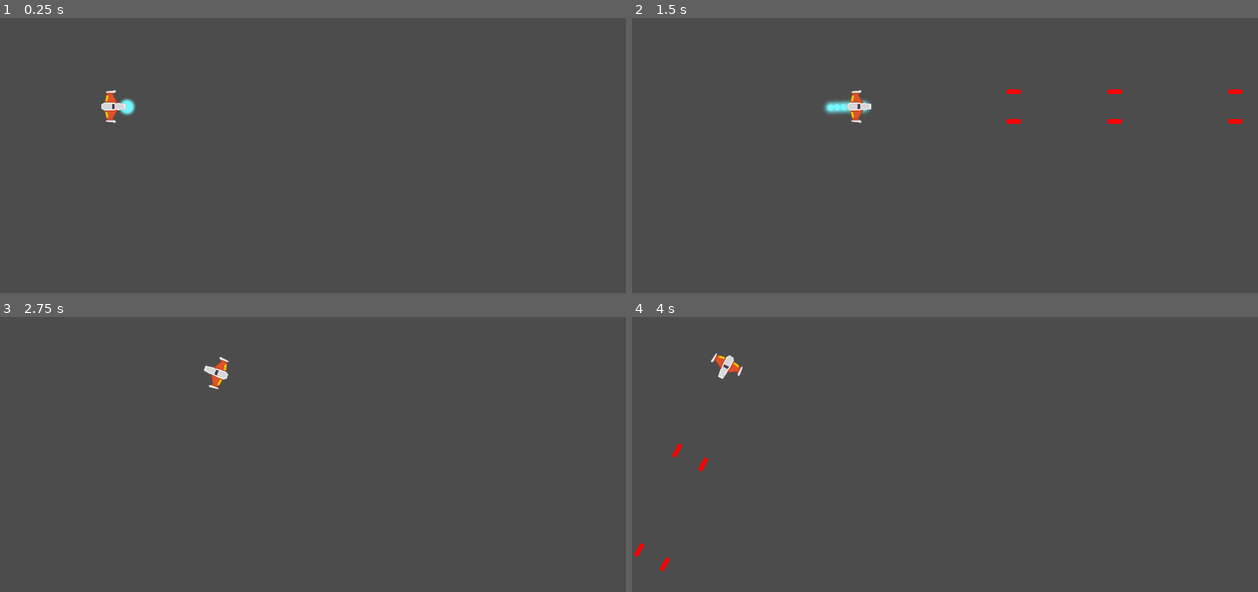
Above: before the commit, frames 1-4 (two rows, left to right).
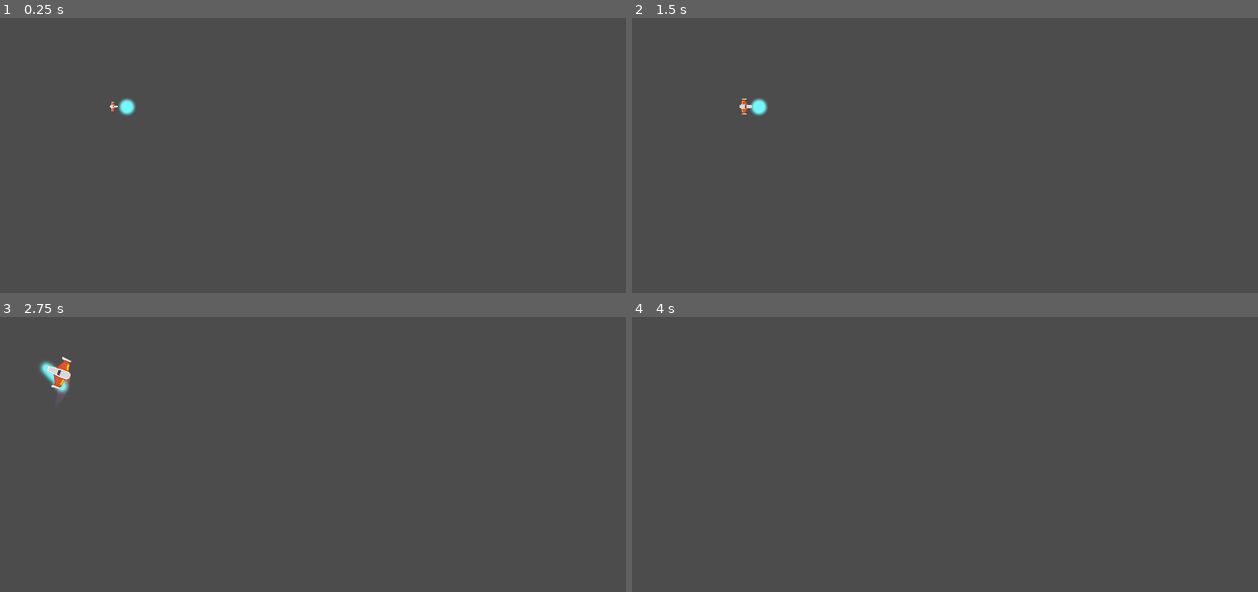
Above: after the commit, the same moments.

Repository: morfeo777/Meteoritos
Game: Godot game, scene res://Juego/Proyectiles/NivelTest.tscn
Same seed, same stepped clock (60 frames per second), same inputs: the game is played once before the commit and once after it.
Inputs:
- Up to frame 1 (0.25 s): no input
- Up to frame 2 (1.5 s): hold W (mover_adelante) 0.53-1.28 s; hold F (disparo_principal) 0.53-1.28 s; hold S (mover_atras) from 1.28 s (still down); tap Q (disparo_secundario) at 1.35 s
- Up to frame 3 (2.75 s): release S (mover_atras) at 2.03 s; hold W (mover_adelante) from 2.03 s (still down); hold A (rotar_antihorario) from 2.03 s (still down)
- Up to frame 4 (4 s): release A (rotar_antihorario) at 2.78 s; tap D (rotar_horario) at 2.85 s; release W (mover_adelante) at 3.53 s; hold S (mover_atras) from 3.53 s (still down); hold F (disparo_principal) from 3.53 s (still down)

The runs differ from the first frame. In frame 1, 0.2% of the frame differs, in the area x 16-21%, y 26-39%; in frame 2, 0.9%, in the area x 17-98%, y 25-39%; in frame 3, 0.7%; in frame 4, 0.4%.

Commit message:
Spawn
-Spawn creo
-Algo Mas

Diff:
--- /dev/null
+++ b/Juego/Naves/Player/Estela/Trail2D.gd
@@ -0,0 +1,114 @@
+# Draws a 2D trail using Godot's `Line2D`.
+#
+# Instantiate `Trail2D` as a child of a moving node to use it. To control the color, width curve,
+# texture, or trail width, use parameters from the `Line2D` class.
+tool
+
+class_name Estela
+extends Line2D
+
+export var is_emitting := false setget set_emitting
+
+# Distance in pixels between vertices. A higher resolution leads to more details.
+export var resolution := 5.0
+# Life of each point in seconds before it is deleted.
+export var lifetime := 0.5
+# Maximum number of points allowed on the curve.
+export var max_points := 100 setget set_max_points
+
+# Optional path to the target node to follow. If not set, the instance follows its parent.
+export var target_path: NodePath
+
+var _points_creation_time := []
+var _last_point := Vector2.ZERO
+var _clock := 0.0
+var _offset := 0.0
+
+onready var target: Node2D = get_node_or_null(target_path)
+
+
+func _ready() -> void:
+	if not target:
+		target = get_parent() as Node2D
+
+	if Engine.editor_hint:
+		set_process(false)
+		return
+
+	_offset = position.length()
+	set_as_toplevel(true)
+	clear_points()
+	position = Vector2.ZERO
+	_last_point = to_local(target.global_position) + calculate_offset()
+
+
+func _get_configuration_warning() -> String:
+	var warning := "Missing Target node: assign a Node that extends Node2D in the Target Path or make the Trail a child of a parent that extends Node2D"
+	if target:
+		warning = ""
+	return warning
+
+
+func _process(delta: float) -> void:
+	_clock += delta
+	remove_older()
+
+	if not is_emitting:
+		return
+
+	# Adding new points if necessary.
+	var desired_point := to_local(target.global_position)
+	var distance: float = _last_point.distance_to(desired_point)
+	if distance > resolution:
+		add_timed_point(desired_point, _clock)
+
+
+# Creates a new point and stores its creation time.
+func add_timed_point(point: Vector2, time: float) -> void:
+	add_point(point + calculate_offset())
+	_points_creation_time.append(time)
+	_last_point = point
+	if get_point_count() > max_points:
+		remove_first_point()
+
+
+# Calculates the offset of the trail from its target.
+func calculate_offset() -> Vector2:
+	return - 1.0 * polar2cartesian(1.0, target.rotation).rotated(- PI / 2) * _offset
+
+
+# Removes the first point in the line and the corresponding time.
+func remove_first_point() -> void:
+	if get_point_count() > 1:
+		remove_point(0)
+	_points_creation_time.pop_front()
+
+
+# Remove points older than `lifetime`.
+func remove_older() -> void:
+	for creation_time in _points_creation_time:
+		var delta = _clock - creation_time
+		if delta > lifetime:
+			remove_first_point()
+		# Points in `_points_creation_time` are ordered from oldest to newest so as soon as a point
+		# isn't older than `lifetime`, we know all remaining points should stay as well.
+		else:
+			break
+
+
+func set_emitting(emitting: bool) -> void:
+	is_emitting = emitting
+	if Engine.editor_hint:
+		return
+
+	if not is_inside_tree():
+		yield(self, "ready")
+
+	if is_emitting:
+		clear_points()
+		_points_creation_time.clear()
+		_last_point = to_local(target.global_position) + calculate_offset()
+
+## Setter y Getter
+func set_max_points(valor: int) -> void:
+	max_points = valor
--- /dev/null
+++ b/Juego/Naves/Player/Estela/Trail2D.tscn
@@ -0,0 +1,17 @@
+[gd_scene load_steps=4 format=2]
+
+[ext_resource path="res://Juego/Naves/Player/Estela/Trail2D.gd" type="Script" id=1]
+
+[sub_resource type="Curve" id=1]
+_data = [ Vector2( 0, 0 ), 0.0, 1.0, 0, 1, Vector2( 1, 1 ), 1.0, 0.0, 1, 0 ]
+
+[sub_resource type="Gradient" id=2]
+colors = PoolColorArray( 0.294118, 0.356863, 0.670588, 0, 0.788235, 0.301961, 0.164706, 1 )
+
+[node name="Trail2D" type="Line2D"]
+points = PoolVector2Array( 0, 0, 32, 0 )
+width_curve = SubResource( 1 )
+default_color = Color( 1, 1, 1, 1 )
+gradient = SubResource( 2 )
+joint_mode = 2
+script = ExtResource( 1 )
--- /dev/null
+++ b/Juego/Naves/Player/Motor/MotorSFX.gd
@@ -0,0 +1,33 @@
+class_name Motor
+extends AudioStreamPlayer2D
+
+export var tiempo_transicion:float = 0.6
+export var volumen_apagado:float = -30.0
+
+onready var tween_sonido:Tween = $Tween
+
+var volumen_original:float
+
+func _ready() -> void:
+	volumen_original = volume_db
+	volume_db = volumen_apagado
+
+func sonido_on() -> void:
+	if not playing:
+		play()
+	efecto_transicion(volume_db, volumen_original)
+
+func sonido_off() -> void:
+	efecto_transicion(volume_db, volumen_apagado)
+
+func efecto_transicion(desde_vol: float, hasta_vol: float) -> void:
+	tween_sonido.interpolate_property(
+		self,
+		"volume_db",
+		desde_vol,
+		hasta_vol,
+		tiempo_transicion,
+		Tween.TRANS_LINEAR,
+		Tween.EASE_OUT_IN
+	)
+	tween_sonido.start()
--- /dev/null
+++ b/Juego/Naves/Player/Motor/MotorSFX.tscn
@@ -0,0 +1,11 @@
+[gd_scene load_steps=3 format=2]
+
+[ext_resource path="res://Juego/Naves/Player/motor.ogg" type="AudioStream" id=1]
+[ext_resource path="res://Juego/Naves/Player/Motor/MotorSFX.gd" type="Script" id=2]
+
+[node name="MotorSFX" type="AudioStreamPlayer2D"]
+stream = ExtResource( 1 )
+bus = "SFX"
+script = ExtResource( 2 )
+
+[node name="Tween" type="Tween" parent="."]
--- a/Juego/Naves/Player/Player.gd
+++ b/Juego/Naves/Player/Player.gd
@@ -1,26 +1,48 @@
 class_name Player
 extends RigidBody2D
 
+##Enums
+enum ESTADO {SPAWN, VIVO, INVENCIBLE, MUERTO}
 
 ## Atributos Export
 export var potencia_motor:int = 20
 export var potencia_rotacion:int = 280
+export var estela_maxima:int = 150
 
 ## Atributos
 var empuje:Vector2 = Vector2.ZERO
 var dir_rotacion:int = 0
+var estado_actual:int = ESTADO.SPAWN
 
 ## Atributos onready
 onready var canion:Canion = $Canion
 onready var laser:RayoLaser = $LaserBeam2D
+onready var estela:Estela = $EstelaPuntoInicio/Trail2D
+onready var motor_sfx:Motor = $MotorSFX
+onready var colisionador:CollisionShape2D = $CollisionShape2D
 
 # Metodos
+func _ready() -> void:
+	controlador_estados(estado_actual)
+	#controlador_estados(ESTADO.VIVO)
+
 func _unhandled_input(event: InputEvent) -> void:
+	if not esta_input_activo():
+		return
 	#Disparo Rayo
 	if event.is_action_pressed("disparo_secundario"):
 		laser.set_is_casting(true)
 	if event.is_action_released("disparo_secundario"):
 		laser.set_is_casting(false)
+	# Control Estela
+	if event.is_action_pressed("mover_adelante"):
+		estela.set_max_points(estela_maxima)
+		motor_sfx.sonido_on()
+	elif event.is_action_pressed("mover_atras"):
+		estela.set_max_points(0)
+		motor_sfx.sonido_on()
+	if event.is_action_released("mover_adelante") or event.is_action_released("mover_atras"):
+		motor_sfx.sonido_off()
 
 func _integrate_forces(state: Physics2DDirectBodyState) -> void:
 	apply_central_impulse(empuje.rotated(rotation))
@@ -30,7 +52,34 @@
 	player_input()
 
 ## Metodos Custom
+func controlador_estados(nuevo_estado: int) -> void:
+	match nuevo_estado:
+		ESTADO.SPAWN:
+			colisionador.set_deferred("disabled", true)
+			canion.set_puede_disparar(false)
+		ESTADO.VIVO:
+			#Completar
+			colisionador.set_deferred("disabled", false)
+			canion.set_puede_disparar(true)
+		ESTADO.INVENCIBLE:
+			colisionador.set_deferred("disabled", true)
+			#canion.set_puede_disparar(true)
+		ESTADO.MUERTO:
+			colisionador.set_deferred("disabled", true)
+			canion.set_puede_disparar(true)
+			queue_free()
+		_:
+			printerr("NO funca el estado")
+	estado_actual = nuevo_estado
+
+func esta_input_activo() -> bool:
+	if estado_actual in [ESTADO.MUERTO, ESTADO.SPAWN]:
+		return false
+	return true
+
 func player_input() -> void:
+	if not esta_input_activo():
+		return
 	# Empuje
 	empuje = Vector2.ZERO
 	if Input.is_action_pressed("mover_adelante"):
@@ -48,3 +97,12 @@
 		canion.set_esta_disparando(true)
 	if Input.is_action_just_released("disparo_principal"):
 		canion.set_esta_disparando(false)
+
+
+
+
+
+
+func _on_AnimationPlayer_animation_finished(anim_name: String) -> void:
+	if anim_name == "spawn":
+		controlador_estados(ESTADO.VIVO)
--- a/Juego/Naves/Player/Player.tscn
+++ b/Juego/Naves/Player/Player.tscn
@@ -1,13 +1,46 @@
-[gd_scene load_steps=7 format=2]
+[gd_scene load_steps=11 format=2]
 
 [ext_resource path="res://Juego/Naves/Player/player_orange.png" type="Texture" id=1]
 [ext_resource path="res://Juego/Naves/Player/MaterialFisico.tres" type="PhysicsMaterial" id=2]
 [ext_resource path="res://Juego/Naves/Player/Player.gd" type="Script" id=3]
 [ext_resource path="res://Juego/Proyectiles/Canion.tscn" type="PackedScene" id=4]
 [ext_resource path="res://Juego/Proyectiles/Laser/LaserBeam2D.tscn" type="PackedScene" id=5]
+[ext_resource path="res://Juego/Naves/Player/Estela/Trail2D.tscn" type="PackedScene" id=6]
+[ext_resource path="res://Juego/Naves/Player/Motor/MotorSFX.tscn" type="PackedScene" id=7]
 
 [sub_resource type="CircleShape2D" id=1]
 radius = 35.5
+
+[sub_resource type="Animation" id=2]
+resource_name = "default"
+tracks/0/type = "value"
+tracks/0/path = NodePath("Sprite:scale")
+tracks/0/interp = 1
+tracks/0/loop_wrap = true
+tracks/0/imported = false
+tracks/0/enabled = true
+tracks/0/keys = {
+"times": PoolRealArray( 0 ),
+"transitions": PoolRealArray( 1 ),
+"update": 0,
+"values": [ Vector2( 1, 1 ) ]
+}
+
+[sub_resource type="Animation" id=3]
+resource_name = "spawn"
+length = 1.6
+tracks/0/type = "value"
+tracks/0/path = NodePath("Sprite:scale")
+tracks/0/interp = 1
+tracks/0/loop_wrap = true
+tracks/0/imported = false
+tracks/0/enabled = true
+tracks/0/keys = {
+"times": PoolRealArray( 0, 0.8, 1, 1.2, 1.4, 1.6 ),
+"transitions": PoolRealArray( 1, 1, 1, 1, 1, 1 ),
+"update": 0,
+"values": [ Vector2( 0, 0 ), Vector2( 1, 1 ), Vector2( 0, 0 ), Vector2( 1, 1 ), Vector2( 0, 0 ), Vector2( 1, 1 ) ]
+}
 
 [node name="Player" type="RigidBody2D"]
 position = Vector2( 105.138, 117.262 )
@@ -23,6 +56,7 @@
 
 [node name="Sprite" type="Sprite" parent="."]
 rotation = 1.5708
+scale = Vector2( 1e-05, 1e-05 )
 texture = ExtResource( 1 )
 
 [node name="CollisionShape2D" type="CollisionShape2D" parent="."]
@@ -40,6 +74,25 @@
 
 [node name="LaserBeam2D" parent="." instance=ExtResource( 5 )]
 position = Vector2( 40.4788, 0 )
+
+[node name="EstelaPuntoInicio" type="Position2D" parent="."]
+position = Vector2( -12.6992, 0 )
+
+[node name="Trail2D" parent="EstelaPuntoInicio" instance=ExtResource( 6 )]
+points = PoolVector2Array( 0, 0, 60, 0 )
+width = 50.0
+is_emitting = true
+lifetime = 0.6
+max_points = 150
+target_path = NodePath("..")
+
+[node name="MotorSFX" parent="." instance=ExtResource( 7 )]
+
+[node name="AnimationPlayer" type="AnimationPlayer" parent="."]
+autoplay = "spawn"
+anims/default = SubResource( 2 )
+anims/spawn = SubResource( 3 )
 [connection signal="timeout" from="Canion/TimerEnfriamiento" to="Canion" method="_on_TimerEnfriamiento_timeout"]
+[connection signal="animation_finished" from="AnimationPlayer" to="." method="_on_AnimationPlayer_animation_finished"]
 
 [editable path="Canion"]
--- a/Juego/Proyectiles/Canion.gd
+++ b/Juego/Proyectiles/Canion.gd
@@ -12,6 +12,7 @@
 onready var disparo_sfx:AudioStreamPlayer2D = $DisparosFx
 onready var esta_enfriado:bool = true
 onready var esta_disparando:bool = false setget set_esta_disparando
+onready var puede_disparar:bool = false setget set_puede_disparar
 
 ## Atributos
 var puntos_disparo:Array = []
@@ -51,6 +52,9 @@
 func set_esta_disparando(disparando: bool) -> void:
 	esta_disparando = disparando
 
+func set_puede_disparar(duenio_puede: bool) -> void:
+	puede_disparar = duenio_puede
+
 
 
 
--- a/project.godot
+++ b/project.godot
@@ -13,6 +13,16 @@
 "class": "Canion",
 "language": "GDScript",
 "path": "res://Juego/Proyectiles/Canion.gd"
+}, {
+"base": "Line2D",
+"class": "Estela",
+"language": "GDScript",
+"path": "res://Juego/Naves/Player/Estela/Trail2D.gd"
+}, {
+"base": "AudioStreamPlayer2D",
+"class": "Motor",
+"language": "GDScript",
+"path": "res://Juego/Naves/Player/Motor/MotorSFX.gd"
 }, {
 "base": "Node2D",
 "class": "Nivel",
@@ -36,6 +46,8 @@
 } ]
 _global_script_class_icons={
 "Canion": "",
+"Estela": "",
+"Motor": "",
 "Nivel": "",
 "Player": "",
 "Proyectil": "",
Not shown, added: Juego/Naves/Player/motor.ogg
